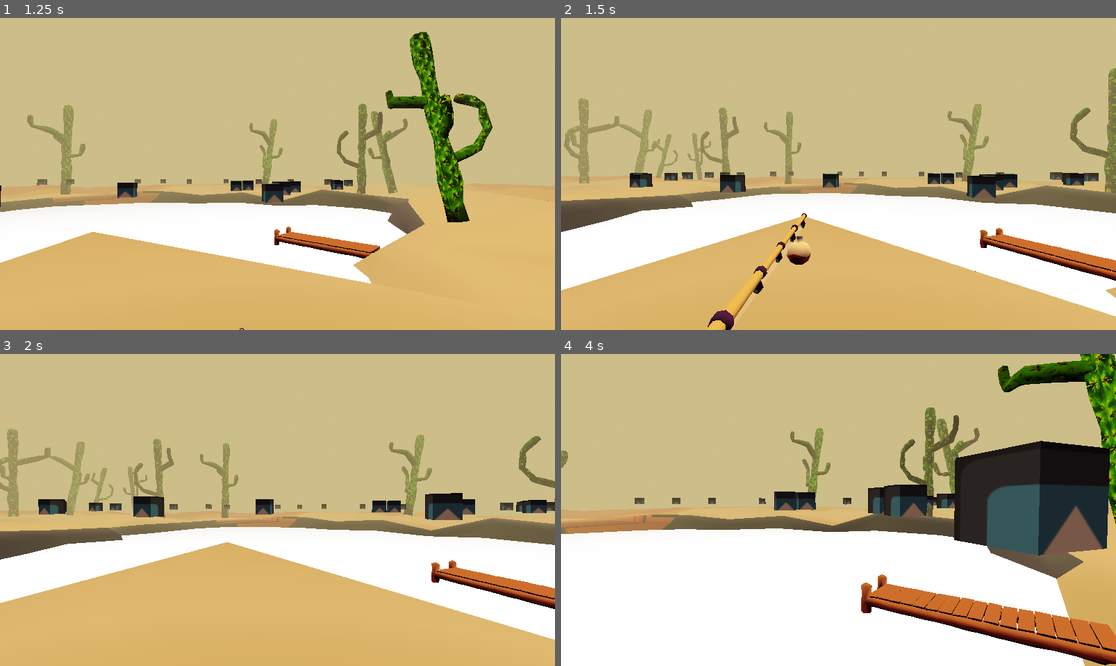
Above: before the commit, frames 1-4 (two rows, left to right).
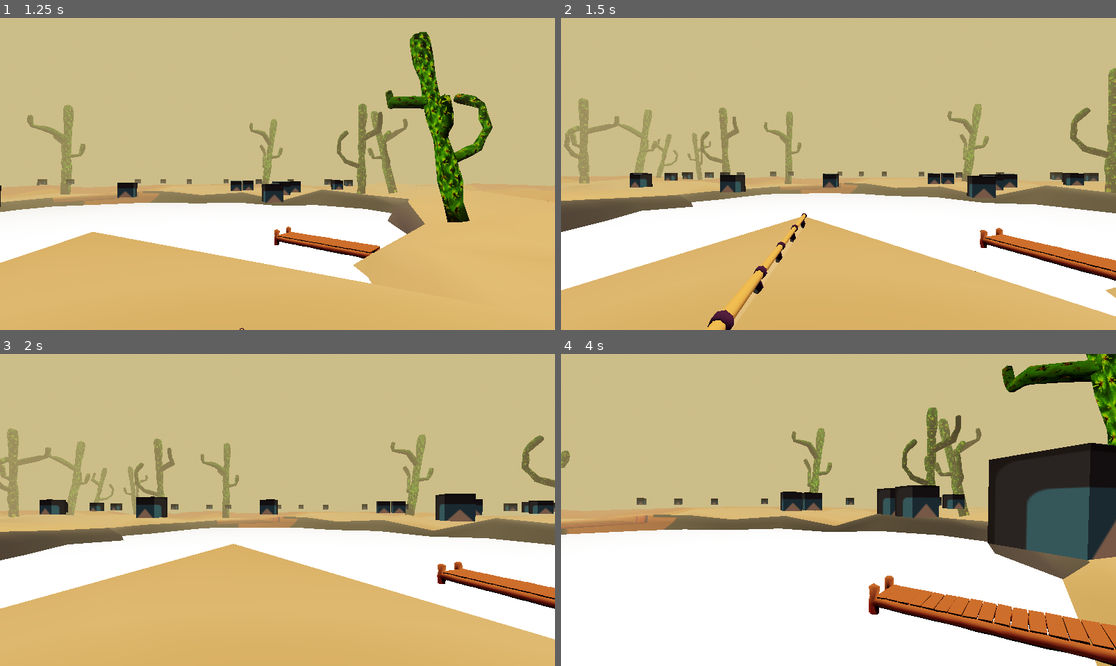
Above: after the commit, the same moments.

Repository: J-Godinez/Fishin-Game
Game: Godot game, scene res://Scenes/space.tscn
Two runs of this game, one before a commit and one after it. Both use one fixed random seed, a clock stepped at 60 frames per second and the inputs below. The engine's default icon, where the game draws it, is replaced by a stand-in: a white triangle on a blue panel in a dark square.
Inputs (mouse positions are in pixels of both pictures, inside the frame that each line leads up to):
- Up to frame 1 (1.25 s): tap Enter (ui_accept) at 0.5, 0.77 s; move the mouse to (305, 174) at 0.52 s; hold W (forward) from 0.53 s (still down); tap E (e) at 0.6 s
- Up to frame 2 (1.5 s): keep holding W (forward); move the mouse to (810, 174) at 1.27 s; click (810, 174) at 1.35 s
- Up to frame 3 (2 s): keep holding W (forward); tap Enter (ui_accept) at 1.52 s; tap E (e) at 1.55 s
- Up to frame 4 (4 s): keep holding W (forward); move the mouse to (849, 503) at 2.02 s; tap E (e) at 2.1, 2.85, 3.8 s; move the mouse to (832, 516) at 2.77 s; tap Enter (ui_accept) at 3.02, 3.77 s; move the mouse to (877, 513) at 3.52 s; press the mouse at (877, 513) at 3.53 s

Frame 1 is identical in both runs. In frame 2, 0.2% of the frame differs, in the area x 40-46%, y 66-80%; in frame 3, 3.3%; in frame 4, 12%, in the area x 0-100%, y 0-100%.
Error after the commit: Parse Error: Function "emit_bobber_landed()" not found in base self. (res://Scripts/bobber.gd:28)

Commit message:
Added class to fishing spot for bobber to check against

Diff:
--- a/Scripts/bobber.gd
+++ b/Scripts/bobber.gd
@@ -24,8 +24,8 @@
 
 
 func _on_body_entered(body: Node) -> void:
-	#print(body.has_method("valid_fishing_location"))
-	if !body.has_method("valid_fishing_location"):
+	if body is not FishingSpot:
+		emit_bobber_landed(false)
 		queue_free()
 		return
 	#print("Linear Velocity", linear_velocity, "Angular Velocity", angular_velocity)
--- a/Scripts/lake_collision_area.gd
+++ b/Scripts/lake_collision_area.gd
@@ -1,3 +1,3 @@
 extends StaticBody3D
 
-func valid_fishing_location() -> void: pass
+class_name FishingSpot
